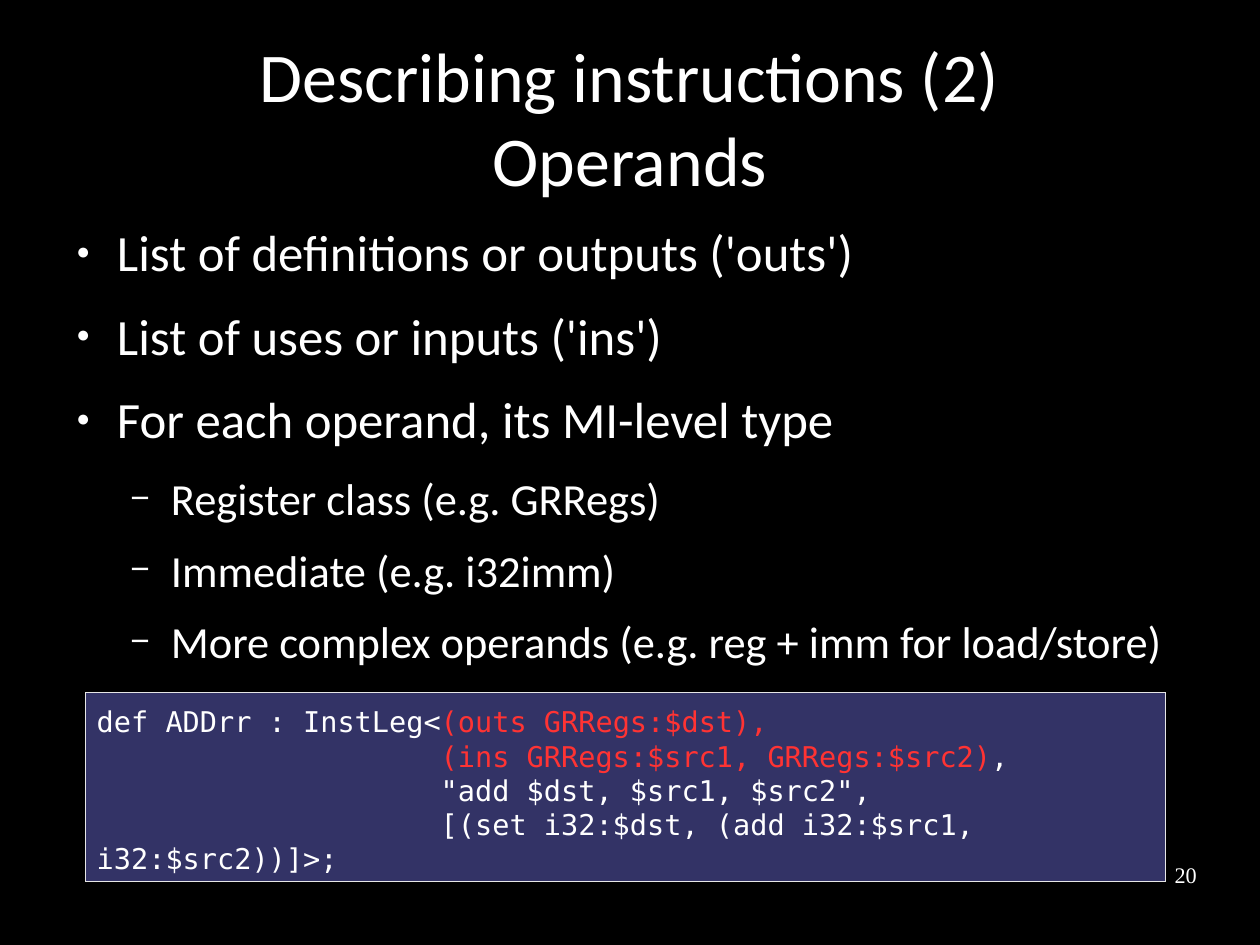
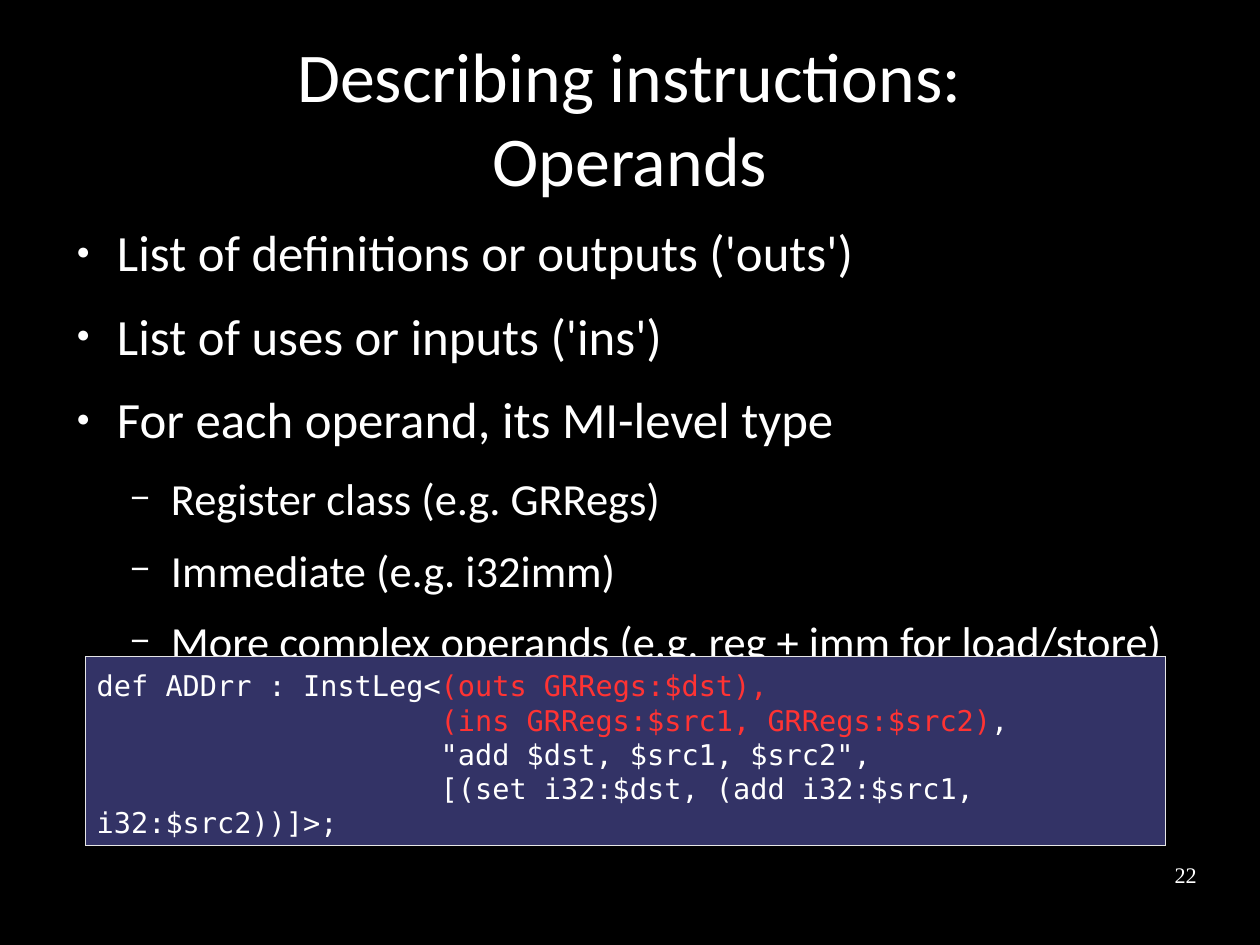
Before and after one commit to frasercrmck/llvm-leg, a slide deck: slide 22 of docs/Codeplay/Slides.odp (slide 20 before the commit). Drawn at 1260x945 pixels with LibreOffice and Linux fonts; fonts in the diff are those of the drawing. Boxes give left, top, right and bottom in pixels: in the first picture for what was removed or moved away, otherwise in the second. Text is boxed around its words. In the diff, an @@ line names an element or a change of style, - is before the commit and + after.

```diff
--- a/docs/Codeplay/Slides.odp
+++ b/docs/Codeplay/Slides.odp
@@ title at (x1=297, y1=53, x2=961, y2=198): text changed @@
-Describing instructions (2)
-Operands
+Describing instructions:
+Operands
@@ rectangle "def ADDrr : InstLeg<(outs GRRegs:$dst)," moved from (x1=86, y1=693, x2=1166, y2=882) to (x1=86, y1=657, x2=1166, y2=846) @@
@@ page number at (x1=1175, y1=868, x2=1197, y2=883): text changed @@
-20
+22
```
Also in this commit, not shown: 33 other slides changed, 4 slides added, 1 slide removed.
